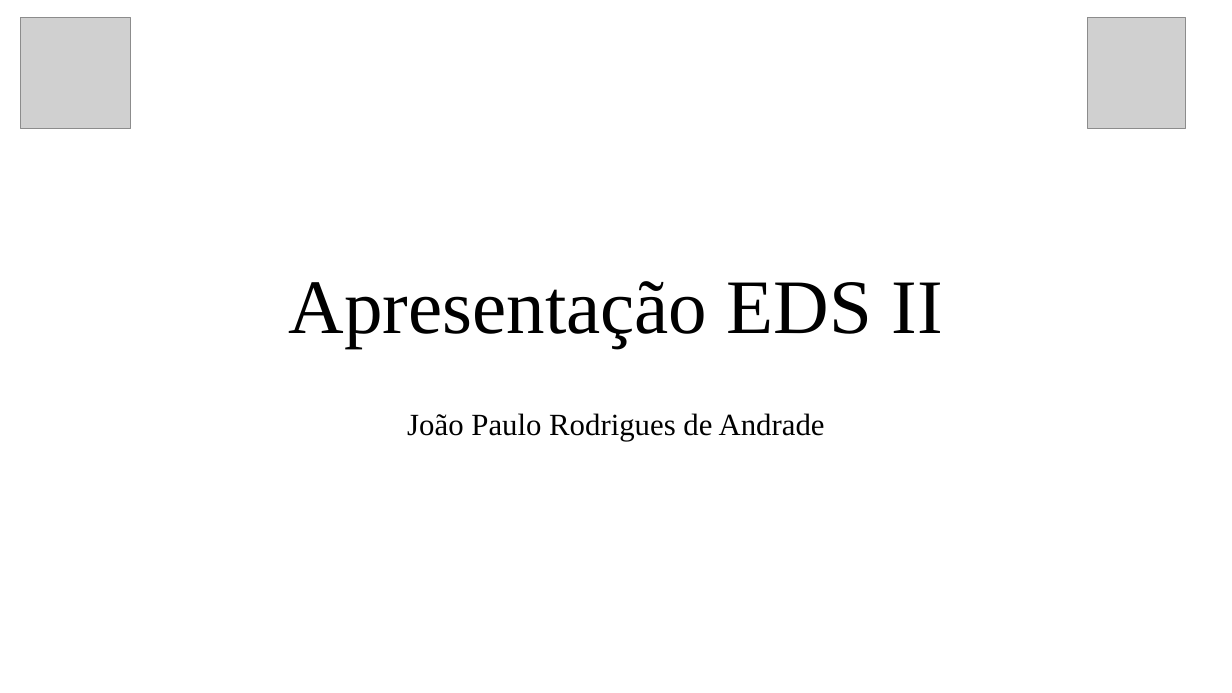
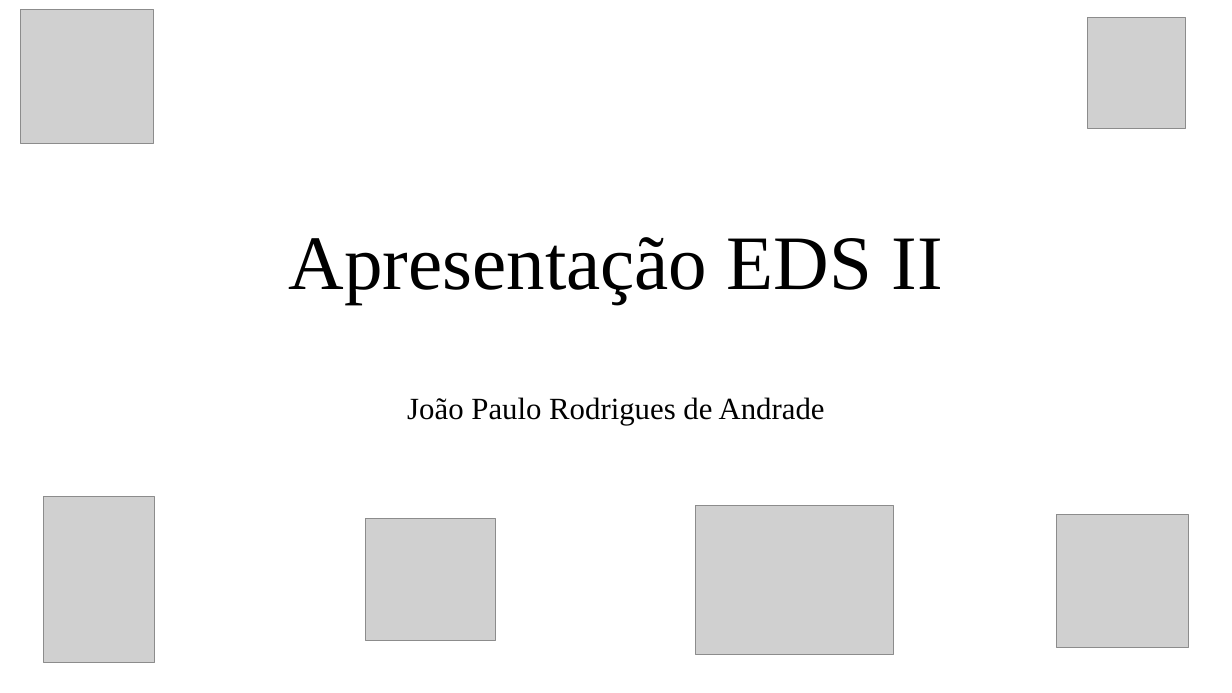
Before and after one commit to jpra2/matlab_mestrado, a slide deck: slide 1 of eds2/Apresentação EDS II.pptx. Drawn at 1232x693 pixels with LibreOffice and Linux fonts; fonts in the diff are those of the drawing; grey boxes stand for pictures. Boxes give left, top, right and bottom in pixels: in the first picture for what was removed or moved away, otherwise in the second. Text is boxed around its words. In the diff, an @@ line names an element or a change of style, - is before the commit and + after.

```diff
--- a/eds2/Apresentação EDS II.pptx
+++ b/eds2/Apresentação EDS II.pptx
@@ picture: place and size @@
-picture at bbox=[20, 18, 131, 128]
+picture at bbox=[20, 9, 154, 143]
@@ title "Apresentação EDS II": place and size @@
-title "Apresentação EDS II" at bbox=[289, 281, 942, 348]
+title "Apresentação EDS II" at bbox=[289, 237, 942, 304]
@@ subtitle "João Paulo Rodrigues de Andrade": place and size @@
-subtitle "João Paulo Rodrigues de Andrade" at bbox=[407, 413, 825, 441]
+subtitle "João Paulo Rodrigues de Andrade" at bbox=[407, 397, 825, 425]
@@ picture added at bbox=[43, 497, 154, 663] @@
@@ picture added at bbox=[696, 506, 894, 654] @@
@@ picture added at bbox=[365, 519, 496, 640] @@
@@ picture added at bbox=[1056, 515, 1189, 648] @@
```
Also in this commit, not shown: 3 other slides changed, 28 slides added.
